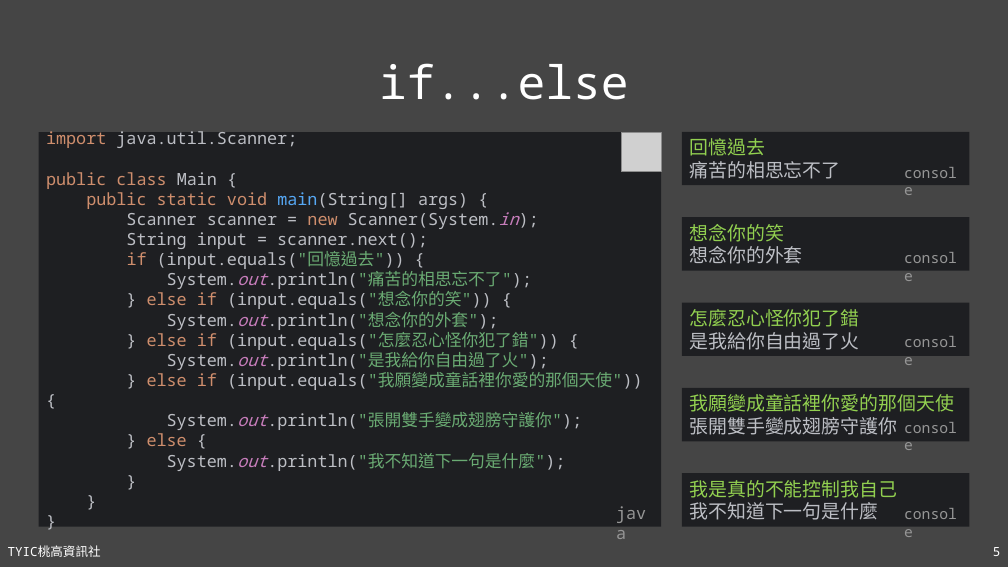
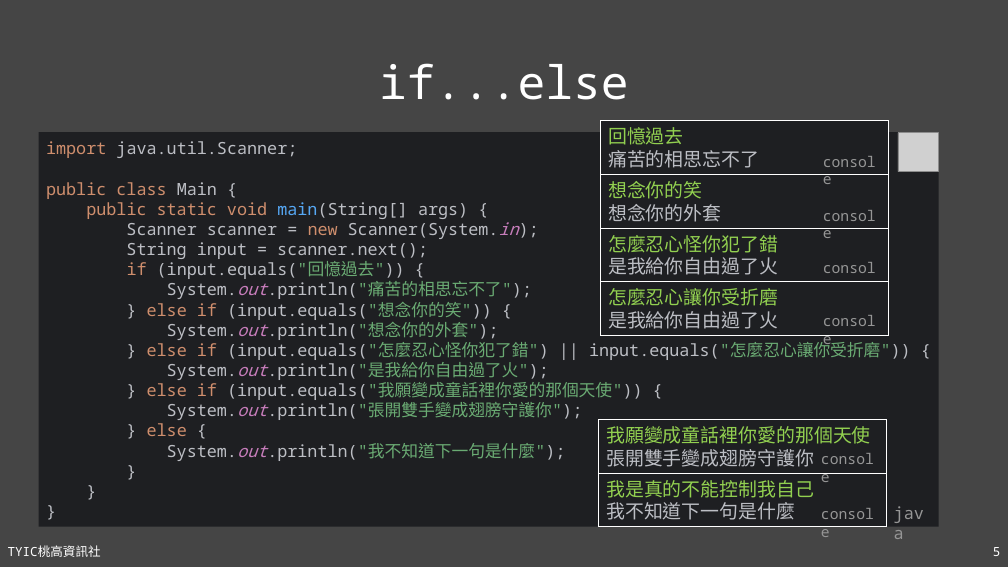
Before and after one commit to TYSHIC/slides, a slide deck: slide 5 of powerpoint/06_流程控制.pptx. Drawn at 1008x567 pixels with LibreOffice and Linux fonts; fonts in the diff are those of the drawing; grey boxes stand for pictures. Boxes give left, top, right and bottom in pixels: in the first picture for what was removed or moved away, otherwise in the second. Text is boxed around its words. In the diff, an @@ line names an element or a change of style, - is before the commit and + after.

```diff
--- a/powerpoint/06_流程控制.pptx
+++ b/powerpoint/06_流程控制.pptx
@@ rectangle "import java.util.Scanner; public class Main ...": place and size @@
-rectangle "import java.util.Scanner; public class Main ..." at <box>39,132,662,527</box>
+rectangle "import java.util.Scanner; public class Main ..." at <box>39,132,939,527</box>
@@ text in rectangle at <box>46,141,911,461</box>: text changed @@
-import java.util.Scanner;
-public class Main {
-public static void main(String[] args) {
-Scanner scanner = new Scanner(System.in);
-String input = scanner.next();
-if (input.equals("回憶過去")) {
-System.out.println("痛苦的相思忘不了");
-} else if (input.equals("想念你的笑")) {
-System.out.println("想念你的外套");
-} else if (input.equals("怎麼忍心怪你犯了錯")) {
-System.out.println("是我給你自由過了火");
-} else if (input.equals("我願變成童話裡你愛的那個天使")) {
-System.out.println("張開雙手變成翅膀守護你");
-} else {
-System.out.println("我不知道下一句是什麼");
-}
-}
-}
+import java.util.Scanner;
+public class Main {
+public static void main(String[] args) {
+Scanner scanner = new Scanner(System.in);
+String input = scanner.next();
+if (input.equals("回憶過去")) {
+System.out.println("痛苦的相思忘不了");
+} else if (input.equals("想念你的笑")) {
+System.out.println("想念你的外套");
+} else if (input.equals("怎麼忍心怪你犯了錯") || input.equals("怎麼忍心讓你受折磨")) {
+System.out.println("是我給你自由過了火");
+} else if (input.equals("我願變成童話裡你愛的那個天使")) {
+System.out.println("張開雙手變成翅膀守護你");
+} else {
+System.out.println("我不知道下一句是什麼");
+}
+}
+}
@@ rectangle "回憶過去": place and size @@
-rectangle "回憶過去" at <box>682,132,969,185</box>
+rectangle "回憶過去" at <box>600,121,888,175</box>
@@ text "console": place and size @@
-text "console" at <box>897,160,969,185</box>
+text "console" at <box>816,149,889,175</box>
@@ picture: place and size @@
-picture at <box>622,132,662,172</box>
+picture at <box>898,132,938,172</box>
@@ rectangle "想念你的笑": place and size @@
-rectangle "想念你的笑" at <box>682,217,969,271</box>
+rectangle "想念你的笑" at <box>600,175,888,228</box>
@@ text "console": place and size @@
-text "console" at <box>897,245,969,271</box>
+text "console" at <box>816,203,889,228</box>
@@ outline none to #FFFFFF 0.75 pt in 5 elements at <box>599,473,886,527</box>, <box>600,121,888,175</box>, <box>599,420,886,473</box>, <box>600,175,888,228</box>, <box>600,228,888,282</box> @@
@@ rectangle "怎麼忍心怪你犯了錯": place and size @@
-rectangle "怎麼忍心怪你犯了錯" at <box>682,302,969,356</box>
+rectangle "怎麼忍心怪你犯了錯" at <box>600,228,888,282</box>
@@ text "console": place and size @@
-text "console" at <box>897,330,969,355</box>
+text "console" at <box>816,255,889,281</box>
@@ rectangle added at <box>600,281,888,335</box>, fill #1E1F22, outline #FFFFFF 0.75 pt, 18 pt, text #92D050 @@
+怎麼忍心讓你受折磨
+是我給你自由過了火
@@ text added at <box>816,309,889,334</box>, 14 pt, text #969696 @@
+console
@@ rectangle "我願變成童話裡你愛的那個天使": place and size @@
-rectangle "我願變成童話裡你愛的那個天使" at <box>682,388,969,442</box>
+rectangle "我願變成童話裡你愛的那個天使" at <box>599,420,886,473</box>
@@ text "console": place and size @@
-text "console" at <box>897,414,969,440</box>
+text "console" at <box>814,446,886,472</box>
@@ rectangle "我是真的不能控制我自己": place and size @@
-rectangle "我是真的不能控制我自己" at <box>682,473,969,527</box>
+rectangle "我是真的不能控制我自己" at <box>599,473,886,527</box>
@@ text "console": place and size @@
-text "console" at <box>897,501,969,527</box>
+text "console" at <box>814,501,886,527</box>
@@ text "java": place and size @@
-text "java" at <box>609,499,661,527</box>
+text "java" at <box>886,499,938,527</box>
```
Also in this commit, not shown: 4 other slides changed, 1 slide added, 1 other file.
